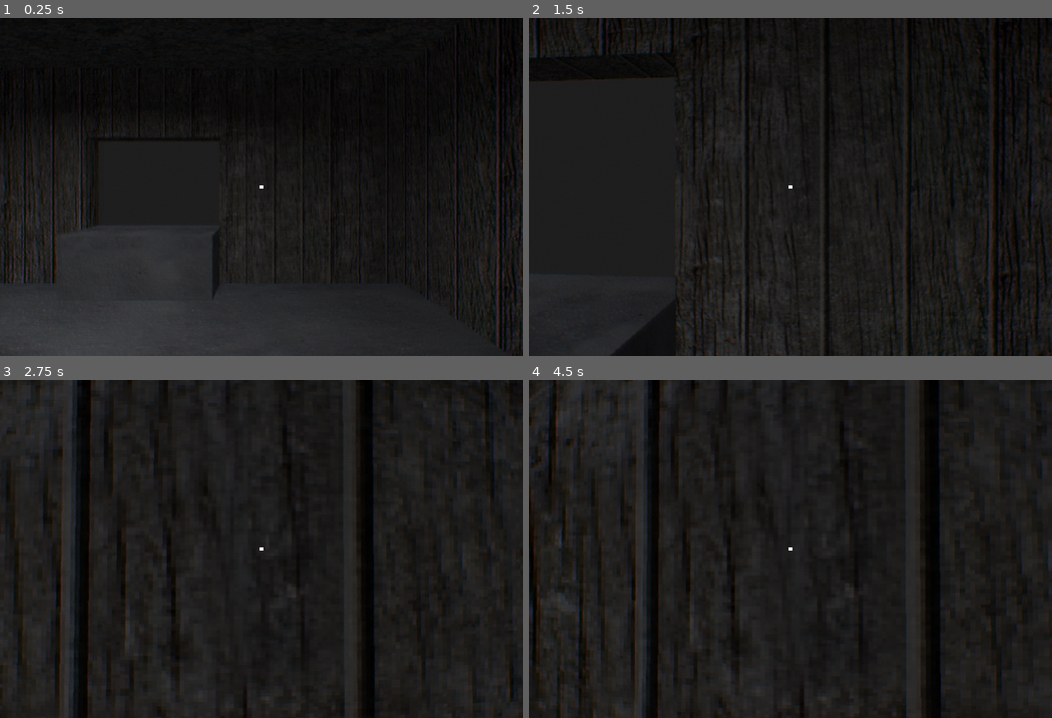
Above: before the commit, frames 1-4 (two rows, left to right).
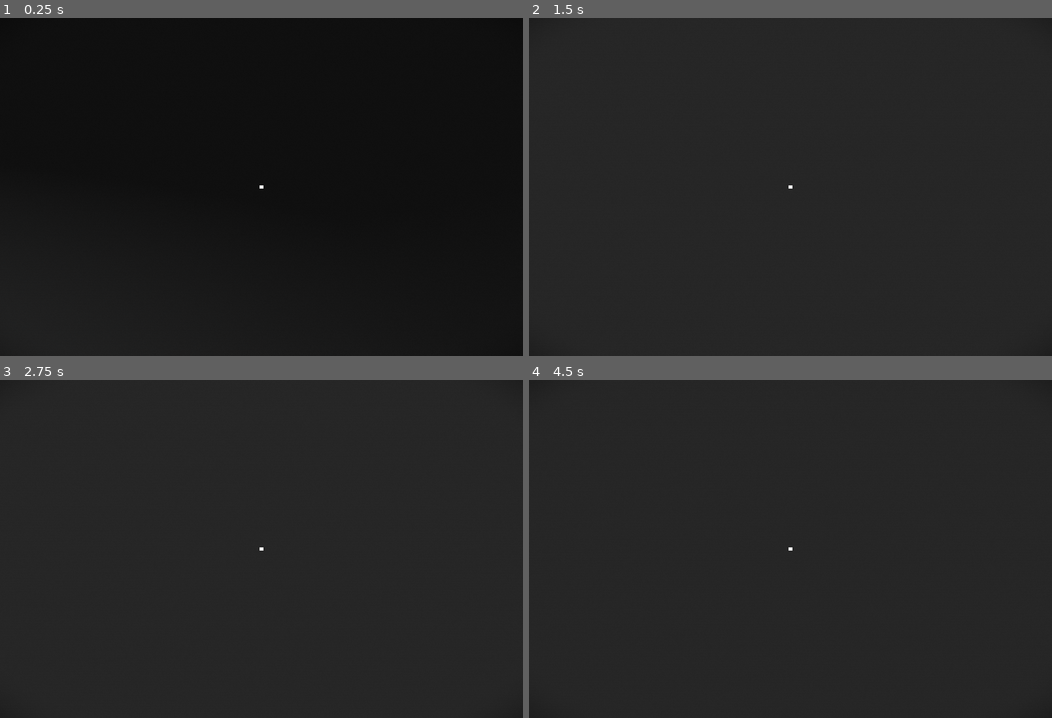
Above: after the commit, the same moments.

Repository: derukaeru/identity
Game: Godot game, scene res://src/scenes/main/main.tscn
The game is run twice, just before and just after one commit, with the same random seed, the same clock (stepped at 60 frames per second) and the same inputs.
Inputs (mouse positions are in pixels of both pictures, inside the frame that each line leads up to):
- Up to frame 1 (0.25 s): no input
- Up to frame 2 (1.5 s): tap Enter at 0.5 s; move the mouse to (816, 187) at 0.52 s; hold W (forward) from 0.53 s (still down); tap Alt at 0.6 s; move the mouse to (764, 187) at 1.27 s; tap Shift at 1.35 s
- Up to frame 3 (2.75 s): keep holding W (forward); move the mouse to (271, 542) at 2.02 s; tap Alt at 2.1 s
- Up to frame 4 (4.5 s): keep holding W (forward); tap Space at 2.75, 4.25 s; move the mouse to (785, 555) at 2.77 s; tap Shift at 2.85, 4.35 s; tap Enter at 3.5 s; move the mouse to (827, 552) at 3.52 s; tap Alt at 3.6 s; move the mouse to (748, 545) at 4.27 s

The runs differ from the first frame. In frame 1, 14% of the frame differs, in the area x 0-100%, y 11-100%; in frame 2, 19%, in the area x 0-100%, y 0-100%; in frame 3, 9.1%; in frame 4, 10%.

Commit message:
feat: added house model

Diff:
--- a/src/scenes/entities/player.gd
+++ b/src/scenes/entities/player.gd
@@ -73,6 +73,7 @@
 		item_held.hide()
 	elif collider is InteractableComponent:
 		collider.interact()
+		return
 	else:
 		if item_held:
 			item_held.use()
--- a/src/scenes/main/main.tscn
+++ b/src/scenes/main/main.tscn
@@ -1,12 +1,24 @@
 [gd_scene format=3 uid="uid://bapi2aby5ndo"]
 
 [ext_resource type="Script" uid="uid://c1d8lukv7ahaa" path="res://src/scenes/main/main.gd" id="1_hsw67"]
-[ext_resource type="PackedScene" uid="uid://b12gw2hen6oqb" path="res://src/scenes/maps/inspection_booth.tscn" id="2_45uaa"]
 [ext_resource type="PackedScene" uid="uid://c5571amkocx4p" path="res://src/scenes/entities/player.tscn" id="3_vw57g"]
+
+[sub_resource type="ProceduralSkyMaterial" id="ProceduralSkyMaterial_4rfip"]
+sky_horizon_color = Color(0.66224277, 0.6717428, 0.6867428, 1)
+ground_horizon_color = Color(0.66224277, 0.6717428, 0.6867428, 1)
+
+[sub_resource type="Sky" id="Sky_7ha7p"]
+sky_material = SubResource("ProceduralSkyMaterial_4rfip")
+
+[sub_resource type="Environment" id="Environment_45uaa"]
+background_mode = 1
+background_color = Color(0.15127617, 0.15127605, 0.15127605, 1)
+sky = SubResource("Sky_7ha7p")
 
 [node name="main" type="Node3D" unique_id=163032758]
 script = ExtResource("1_hsw67")
 
-[node name="inspection_booth" parent="." unique_id=307662637 instance=ExtResource("2_45uaa")]
+[node name="WorldEnvironment" type="WorldEnvironment" parent="." unique_id=1171651515]
+environment = SubResource("Environment_45uaa")
 
 [node name="player" parent="." unique_id=1778989208 instance=ExtResource("3_vw57g")]
--- a/src/scenes/maps/house.tscn
+++ b/src/scenes/maps/house.tscn
@@ -1,11 +1,89 @@
 [gd_scene format=3 uid="uid://b40uoa6c677ew"]
 
 [ext_resource type="Script" uid="uid://djke4sw3mmq25" path="res://src/scenes/maps/house.gd" id="1_ndl7b"]
+[ext_resource type="PackedScene" uid="uid://c3exg7k1p6mx4" path="res://src/scenes/objects/door.tscn" id="2_yaquv"]
 
 [sub_resource type="PlaneMesh" id="PlaneMesh_2yfux"]
+size = Vector2(16, 16)
+
+[sub_resource type="PlaneMesh" id="PlaneMesh_ndl7b"]
+size = Vector2(16, 16)
+
+[sub_resource type="BoxShape3D" id="BoxShape3D_2yfux"]
+size = Vector3(16, 0.1, 16)
+
+[sub_resource type="PlaneMesh" id="PlaneMesh_t4a08"]
+size = Vector2(16, 5)
+orientation = 2
+
+[sub_resource type="PlaneMesh" id="PlaneMesh_yaquv"]
+size = Vector2(16, 5)
+orientation = 2
+
+[sub_resource type="PlaneMesh" id="PlaneMesh_ljilp"]
+size = Vector2(16, 5)
+orientation = 2
+
+[sub_resource type="PlaneMesh" id="PlaneMesh_ragff"]
+size = Vector2(16, 5)
+orientation = 2
+
+[sub_resource type="StandardMaterial3D" id="StandardMaterial3D_t4a08"]
+emission_enabled = true
+emission = Color(1, 1, 1, 1)
+
+[sub_resource type="BoxMesh" id="BoxMesh_2yfux"]
+material = SubResource("StandardMaterial3D_t4a08")
+size = Vector3(0.4, 0.2, 1)
 
 [node name="house" type="Node3D" unique_id=985692575]
 script = ExtResource("1_ndl7b")
 
 [node name="floor" type="MeshInstance3D" parent="." unique_id=369873368]
+transform = Transform3D(1, 0, 0, 0, 1, 0, 0, 0, 1, -6.9135017, 0, 5.175932)
 mesh = SubResource("PlaneMesh_2yfux")
+
+[node name="ceiling" type="MeshInstance3D" parent="." unique_id=1205818358]
+transform = Transform3D(-1, 8.742278e-08, 0, -8.742278e-08, -1, 0, 0, 0, 1, -6.9135017, 4.8981853, 5.175932)
+mesh = SubResource("PlaneMesh_ndl7b")
+
+[node name="collision" type="StaticBody3D" parent="." unique_id=289092094]
+transform = Transform3D(1, 0, 0, 0, 1, 0, 0, 0, 1, -6.9135017, 0, 5.175932)
+
+[node name="CollisionShape3D" type="CollisionShape3D" parent="collision" unique_id=417221724]
+shape = SubResource("BoxShape3D_2yfux")
+
+[node name="walls" type="Node3D" parent="." unique_id=866876741]
+transform = Transform3D(1, 0, 0, 0, 1, 0, 0, 0, 1, -6.9135017, 0, 5.175932)
+
+[node name="MeshInstance3D" type="MeshInstance3D" parent="walls" unique_id=1723889756]
+transform = Transform3D(1, 0, 0, 0, 1, 0, 0, 0, 1, 0, 2.4696646, -8)
+mesh = SubResource("PlaneMesh_t4a08")
+
+[node name="MeshInstance3D2" type="MeshInstance3D" parent="walls" unique_id=516622641]
+transform = Transform3D(-1, 0, 8.742278e-08, 0, 1, 0, -8.742278e-08, 0, -1, 0, 2.4696646, 8)
+mesh = SubResource("PlaneMesh_yaquv")
+
+[node name="MeshInstance3D3" type="MeshInstance3D" parent="walls" unique_id=1632010917]
+transform = Transform3D(-4.371139e-08, 0, -1, 0, 1, 0, 1, 0, -4.371139e-08, 8, 2.4696646, 0)
+mesh = SubResource("PlaneMesh_ljilp")
+
+[node name="MeshInstance3D4" type="MeshInstance3D" parent="walls" unique_id=317239289]
+transform = Transform3D(-4.371139e-08, 0, 1, 0, 1, 0, -1, 0, -4.371139e-08, -8, 2.4696646, 0)
+mesh = SubResource("PlaneMesh_ragff")
+
+[node name="SpotLight3D" type="SpotLight3D" parent="." unique_id=708148112]
+transform = Transform3D(1, 0, 0, 0, -4.371139e-08, 1, 0, -1, -4.371139e-08, -6.9135017, 4.8387256, 5.175932)
+spot_range = 43.524
+spot_attenuation = 0.51
+spot_angle = 74.98
+spot_angle_attenuation = 1.9999964
+
+[node name="door" parent="." unique_id=1371080145 instance=ExtResource("2_yaquv")]
+transform = Transform3D(1, 0, 0, 0, 1, 0, 0, 0, 1, 1.0567968, 0, -0.16034985)
+move_to = "inspection_booth"
+
+[node name="MeshInstance3D" type="MeshInstance3D" parent="." unique_id=1359173249]
+transform = Transform3D(1, 0, 0, 0, 1, 0, 0, 0, 1, -5.8857946, 4.925347, 5.081608)
+cast_shadow = 0
+mesh = SubResource("BoxMesh_2yfux")
--- a/src/scenes/maps/inspection_booth.tscn
+++ b/src/scenes/maps/inspection_booth.tscn
@@ -6,25 +6,13 @@
 [ext_resource type="Texture2D" uid="uid://dfn1vautd7llp" path="res://src/assets/sprites/textures/stone 1.png" id="3_vwel7"]
 [ext_resource type="PackedScene" uid="uid://c3exg7k1p6mx4" path="res://src/scenes/objects/door.tscn" id="5_2jtgy"]
 
-[sub_resource type="ProceduralSkyMaterial" id="ProceduralSkyMaterial_18i36"]
-sky_horizon_color = Color(0.66224277, 0.6717428, 0.6867428, 1)
-ground_horizon_color = Color(0.66224277, 0.6717428, 0.6867428, 1)
-
-[sub_resource type="Sky" id="Sky_7ha7p"]
-sky_material = SubResource("ProceduralSkyMaterial_18i36")
-
-[sub_resource type="Environment" id="Environment_vqcny"]
-background_mode = 1
-background_color = Color(0.11858138, 0.11858138, 0.11858138, 1)
-sky = SubResource("Sky_7ha7p")
-
 [sub_resource type="StandardMaterial3D" id="StandardMaterial3D_61erh"]
 albedo_texture = ExtResource("2_vqcny")
 uv1_scale = Vector3(2.08, 2.08, 2.08)
 texture_filter = 0
 
 [sub_resource type="PlaneMesh" id="PlaneMesh_t4a08"]
-size = Vector2(11, 8.4)
+size = Vector2(10, 8)
 
 [sub_resource type="StandardMaterial3D" id="StandardMaterial3D_38br4"]
 albedo_texture = ExtResource("3_vwel7")
@@ -32,7 +20,7 @@
 texture_filter = 0
 
 [sub_resource type="BoxShape3D" id="BoxShape3D_2yfux"]
-size = Vector3(10.4539795, 0.1, 8.466309)
+size = Vector3(32, 0.1, 32)
 
 [sub_resource type="BoxShape3D" id="BoxShape3D_la05k"]
 size = Vector3(12.4104, 5.414612, 1.2399597)
@@ -120,21 +108,19 @@
 [node name="inspection_booth" type="Node3D" unique_id=307662637]
 script = ExtResource("1_vn5op")
 
-[node name="WorldEnvironment" type="WorldEnvironment" parent="." unique_id=1367736121]
-environment = SubResource("Environment_vqcny")
-
 [node name="floor" type="MeshInstance3D" parent="." unique_id=1668298020]
-transform = Transform3D(1, 0, 0, 0, 1, 0, 0, 0, 1, -0.75704026, 0, -0.8213726)
+transform = Transform3D(1, 0, 0, 0, 1, 0, 0, 0, 1, -2.666613, 0, -2.599378)
 material_override = SubResource("StandardMaterial3D_61erh")
 mesh = SubResource("PlaneMesh_t4a08")
 
 [node name="ceiling" type="MeshInstance3D" parent="." unique_id=977225580]
-transform = Transform3D(-1, 8.742278e-08, 0, -8.742278e-08, -1, 0, 0, 0, 1, -0.6341686, 4.8876896, -0.8418708)
+transform = Transform3D(-1, 8.742278e-08, 0, -8.742278e-08, -1, 0, 0, 0, 1, -2.010315, 4.8876896, -1.8416808)
 material_override = SubResource("StandardMaterial3D_38br4")
 cast_shadow = 2
 mesh = SubResource("PlaneMesh_t4a08")
 
 [node name="collisions" type="StaticBody3D" parent="." unique_id=172140416]
+transform = Transform3D(1, 0, 0, 0, 1, 0, 0, 0, 1, -1.3761463, 0, -0.99981)
 
 [node name="CollisionShape3D" type="CollisionShape3D" parent="collisions" unique_id=1122514347]
 transform = Transform3D(1, 0, 0, 0, 1, 0, 0, 0, 1, -0.77301025, 0, -0.7668457)
@@ -165,6 +151,7 @@
 shape = SubResource("BoxShape3D_ifoc3")
 
 [node name="walls" type="Node3D" parent="." unique_id=1322943635]
+transform = Transform3D(1, 0, 0, 0, 1, 0, 0, 0, 1, -1.3761463, 0, -0.99981)
 
 [node name="MeshInstance3D2" type="MeshInstance3D" parent="walls" unique_id=852706806]
 transform = Transform3D(1, 0, 0, 0, 1, 0, 0, 0, 1, 1.1612856, 2.5, -5.1968966)
@@ -209,14 +196,16 @@
 mesh = SubResource("PlaneMesh_vqcny")
 
 [node name="SpotLight3D" type="SpotLight3D" parent="." unique_id=1936480614]
-transform = Transform3D(1, 0, 0, 0, -4.371139e-08, 1, 0, -1, -4.371139e-08, -2.9462442, 4.793444, 0)
+transform = Transform3D(1, 0, 0, 0, -4.371139e-08, 1, 0, -1, -4.371139e-08, -4.3223906, 4.793444, -0.99981)
 spot_range = 12.97767
 spot_angle = 80.51251
 
 [node name="MeshInstance3D" type="MeshInstance3D" parent="." unique_id=687781895]
-transform = Transform3D(1, 0, 0, 0, 1, 0, 0, 0, 1, -2.9785745, 4.9650903, 0)
+transform = Transform3D(1, 0, 0, 0, 1, 0, 0, 0, 1, -4.354721, 4.9650903, -0.99981)
 mesh = SubResource("BoxMesh_2yfux")
 
 [node name="door" parent="." unique_id=500602545 instance=ExtResource("5_2jtgy")]
-transform = Transform3D(-4.371139e-08, 0, -1, 0, 1, 0, 1, 0, -4.371139e-08, 1.572986, 0, 2.1156085)
+transform = Transform3D(-4.371139e-08, 0, -1, 0, 1, 0, 1, 0, -4.371139e-08, -5.9720416, 0, 1.1157985)
 move_to = "house"
+
+[node name="MeshInstance3D2" type="MeshInstance3D" parent="." unique_id=919688446]
--- a/src/scenes/menu/title_screen.gd
+++ b/src/scenes/menu/title_screen.gd
@@ -1,11 +1,11 @@
 extends Control
 
+func _on_start_pressed() -> void:
+	GameManager.current_map = "house"
+	SceneChanger.change_scene("main")
 
-# Called when the node enters the scene tree for the first time.
-func _ready() -> void:
-	pass # Replace with function body.
+func _on_settings_pressed() -> void:
+	pass
 
-
-# Called every frame. 'delta' is the elapsed time since the previous frame.
-func _process(delta: float) -> void:
+func _on_exit_pressed() -> void:
 	pass
--- a/src/scenes/menu/title_screen.tscn
+++ b/src/scenes/menu/title_screen.tscn
@@ -1,6 +1,8 @@
 [gd_scene format=3 uid="uid://dix67ojrdr6ht"]
 
 [ext_resource type="Script" uid="uid://cmw0sg2dd1o71" path="res://src/scenes/menu/title_screen.gd" id="1_4v2w5"]
+
+[sub_resource type="StyleBoxEmpty" id="StyleBoxEmpty_fbi7p"]
 
 [node name="title_screen" type="Control" unique_id=198211424]
 layout_mode = 3
@@ -21,3 +23,57 @@
 grow_horizontal = 2
 grow_vertical = 2
 color = Color(0, 0, 0, 1)
+
+[node name="menu" type="VBoxContainer" parent="." unique_id=2140312266]
+layout_mode = 1
+anchors_preset = 2
+anchor_top = 1.0
+anchor_bottom = 1.0
+offset_left = 96.0
+offset_top = -354.0
+offset_right = 466.0
+offset_bottom = -73.0
+grow_vertical = 0
+
+[node name="start" type="Button" parent="menu" unique_id=464729228]
+layout_mode = 2
+size_flags_vertical = 3
+theme_override_colors/font_pressed_color = Color(0.745043, 0.15923262, 0.16093358, 1)
+theme_override_colors/font_hover_color = Color(0.97, 0.45396, 0.4268, 1)
+theme_override_font_sizes/font_size = 32
+theme_override_styles/normal = SubResource("StyleBoxEmpty_fbi7p")
+theme_override_styles/pressed = SubResource("StyleBoxEmpty_fbi7p")
+theme_override_styles/hover = SubResource("StyleBoxEmpty_fbi7p")
+theme_override_styles/disabled = SubResource("StyleBoxEmpty_fbi7p")
+theme_override_styles/focus = SubResource("StyleBoxEmpty_fbi7p")
+text = "start"
+
+[node name="settings" type="Button" parent="menu" unique_id=1035207077]
+layout_mode = 2
+size_flags_vertical = 3
+theme_override_colors/font_pressed_color = Color(0.745043, 0.15923262, 0.16093358, 1)
+theme_override_colors/font_hover_color = Color(0.97, 0.45396, 0.4268, 1)
+theme_override_font_sizes/font_size = 32
+theme_override_styles/normal = SubResource("StyleBoxEmpty_fbi7p")
+theme_override_styles/pressed = SubResource("StyleBoxEmpty_fbi7p")
+theme_override_styles/hover = SubResource("StyleBoxEmpty_fbi7p")
+theme_override_styles/disabled = SubResource("StyleBoxEmpty_fbi7p")
+theme_override_styles/focus = SubResource("StyleBoxEmpty_fbi7p")
+text = "settings"
+
+[node name="exit" type="Button" parent="menu" unique_id=1809457335]
+layout_mode = 2
+size_flags_vertical = 3
+theme_override_colors/font_pressed_color = Color(0.745043, 0.15923262, 0.16093358, 1)
+theme_override_colors/font_hover_color = Color(0.97, 0.45396, 0.4268, 1)
+theme_override_font_sizes/font_size = 32
+theme_override_styles/normal = SubResource("StyleBoxEmpty_fbi7p")
+theme_override_styles/pressed = SubResource("StyleBoxEmpty_fbi7p")
+theme_override_styles/hover = SubResource("StyleBoxEmpty_fbi7p")
+theme_override_styles/disabled = SubResource("StyleBoxEmpty_fbi7p")
+theme_override_styles/focus = SubResource("StyleBoxEmpty_fbi7p")
+text = "exit"
+
+[connection signal="pressed" from="menu/start" to="." method="_on_start_pressed"]
+[connection signal="pressed" from="menu/settings" to="." method="_on_settings_pressed"]
+[connection signal="pressed" from="menu/exit" to="." method="_on_exit_pressed"]
--- a/src/scenes/objects/door.gd
+++ b/src/scenes/objects/door.gd
@@ -1,13 +1,8 @@
-extends Area3D
+extends InteractableComponent
 
 @export var move_to: String = ""
 
-func _on_input_event(_c: Node, event: InputEvent, _ep: Vector3, _n: Vector3, _sid: int) -> void:
-	if event is InputEventMouseButton:
-		if event.button_index == MOUSE_BUTTON_MASK_RIGHT and not event.is_echo() and event.is_pressed():
-			move()
-
-func move() -> void:
+func _on_interacted() -> void:
 	if move_to.is_empty() or not Registry.UID.has(move_to): return
-
+	GameManager.current_map = move_to
 	SceneChanger.change_scene("main")
--- a/src/scenes/objects/door.tscn
+++ b/src/scenes/objects/door.tscn
@@ -2,16 +2,22 @@
 
 [ext_resource type="Script" uid="uid://bw4c30dr1jmw4" path="res://src/scenes/objects/door.gd" id="1_43r5e"]
 
+[sub_resource type="BoxShape3D" id="BoxShape3D_43r5e"]
+size = Vector3(0.2, 3.4, 2)
+
 [sub_resource type="BoxMesh" id="BoxMesh_2yfux"]
 size = Vector3(0.2, 3.4, 2)
 
-[node name="door" type="Area3D" unique_id=500602545]
+[node name="door" type="Area3D" unique_id=1371080145]
 script = ExtResource("1_43r5e")
+metadata/_custom_type_script = "uid://dne60fecxdfcj"
 
-[node name="CollisionShape3D" type="CollisionShape3D" parent="." unique_id=226626331]
+[node name="CollisionShape3D" type="CollisionShape3D" parent="." unique_id=1915442262]
+transform = Transform3D(1, 0, 0, 0, 1, 0, 0, 0, 1, 0, 1.6867776, 0)
+shape = SubResource("BoxShape3D_43r5e")
 
-[node name="MeshInstance3D" type="MeshInstance3D" parent="." unique_id=1312328247]
+[node name="MeshInstance3D" type="MeshInstance3D" parent="." unique_id=325342122]
 transform = Transform3D(1, 0, 0, 0, 1, 0, 0, 0, 1, 0, 1.6881427, 0)
 mesh = SubResource("BoxMesh_2yfux")
 
-[connection signal="input_event" from="." to="." method="_on_input_event"]
+[connection signal="interacted" from="." to="." method="_on_interacted"]
--- a/src/scripts/autoloads/game_manager.gd
+++ b/src/scripts/autoloads/game_manager.gd
@@ -4,7 +4,7 @@
 var locked_levels: Array = [true, true, true, true]
 
 var game_running: bool = true
-var current_map: String = "inspection_booth"
+var current_map: String = "house"
 
 func _ready() -> void:
 	process_mode = Node.PROCESS_MODE_ALWAYS
--- a/src/scripts/autoloads/registry.gd
+++ b/src/scripts/autoloads/registry.gd
@@ -5,6 +5,8 @@
 	"title_screen": "uid://dix67ojrdr6ht",
 	"ui": "uid://bbqyp71opgnoi",
 
+	"main": "uid://bapi2aby5ndo",
+
 	"house": "uid://b40uoa6c677ew",
 	"inspection_booth": "uid://b12gw2hen6oqb",
 }
